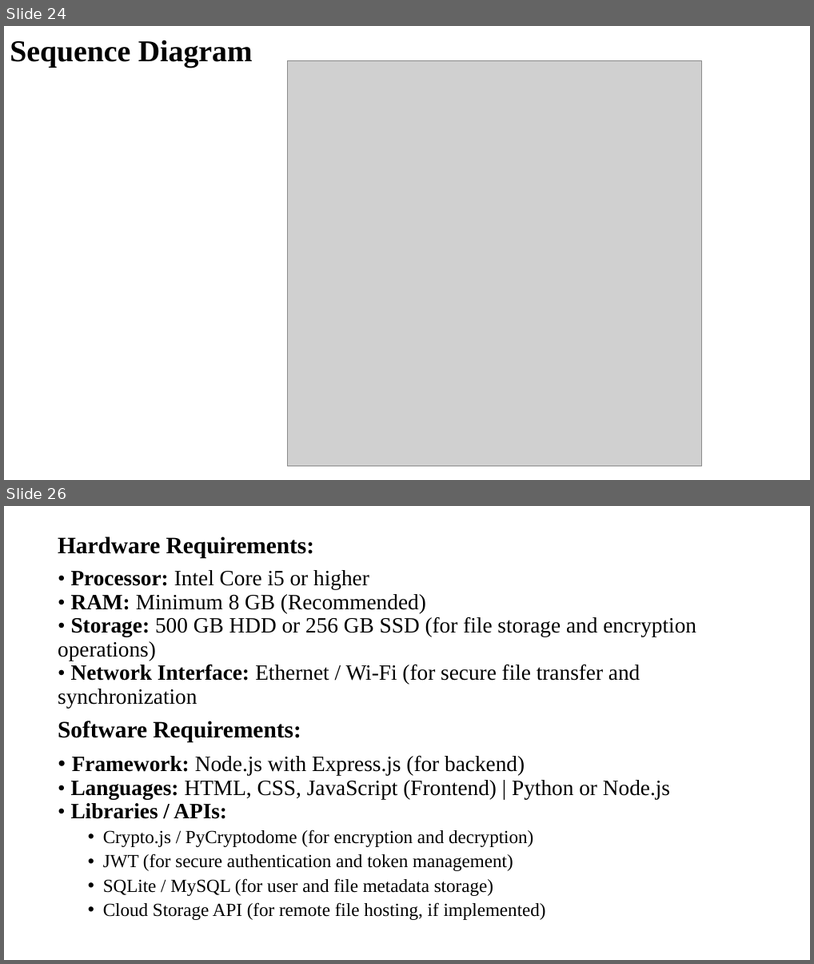
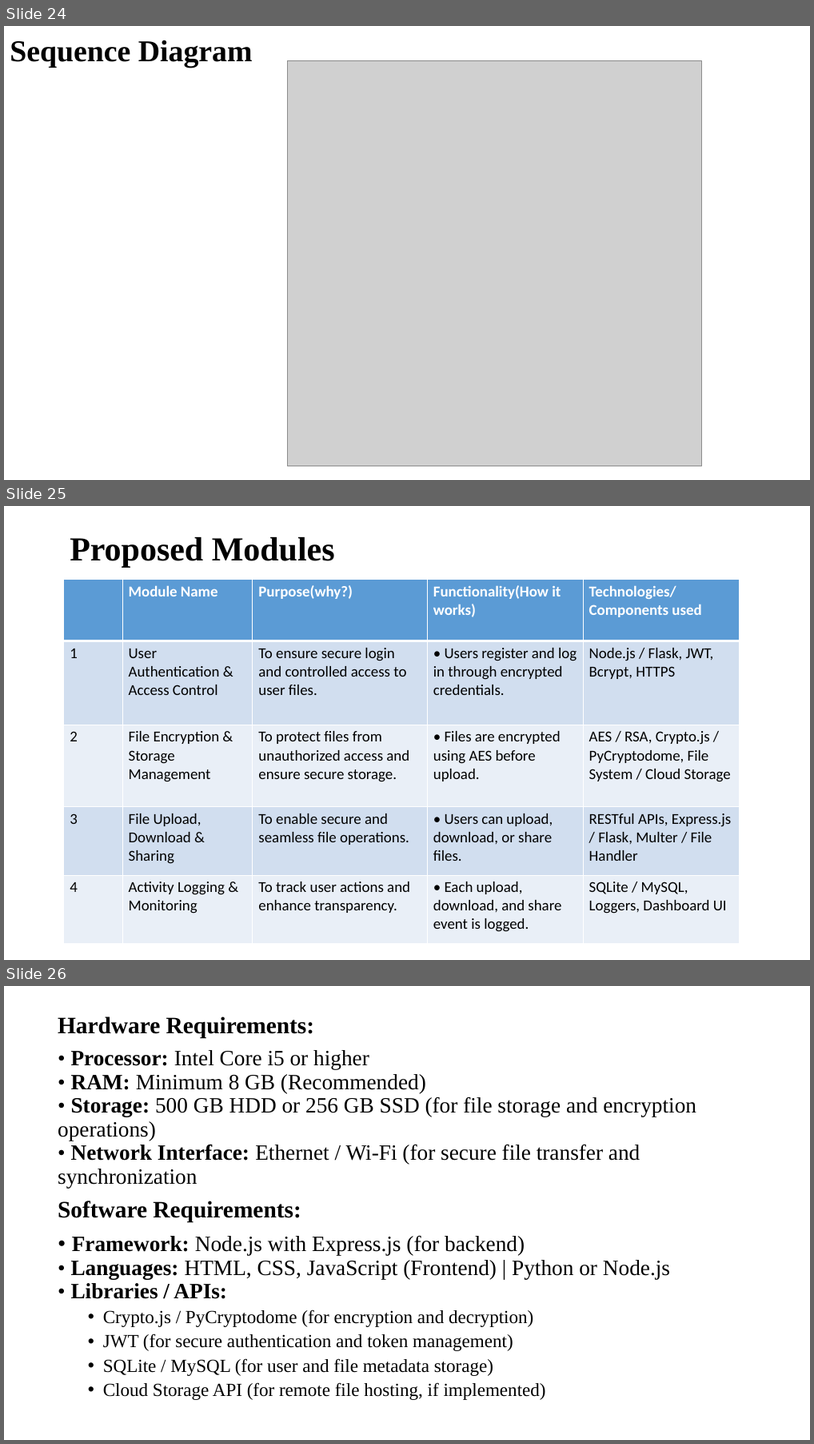
Before and after one commit to nazeer77718/securecloud-sharing-system, a slide deck: secure-cloud.pptx. Shown one above the other, each under a label of ours: slides 24 and 26 before the commit, slides 24, 25 and 26 after it; the slides between them are not shown. The pictures are 814x964 and 814x1444 pixels, drawn with LibreOffice and Linux fonts; fonts in the diff are those of the drawing; grey boxes stand for pictures. Boxes give left, top, right and bottom in pixels: in the first picture for what was removed or moved away, otherwise in the second. Text is boxed around its words. In the diff, an @@ line names an element or a change of style, - is before the commit and + after.

```diff
--- a/secure-cloud.pptx
+++ b/secure-cloud.pptx
@@ slide 25 added at [4, 506, 810, 960], background #FFFFFF @@
@@ title added at [70, 537, 335, 567], 40 pt, text #000000, bold @@
+Proposed Modules
@@ table added at [64, 579, 740, 944], 5 rows, 5 columns @@
+ | Module Name | Purpose(why?) | Functionality(How it works) | Technologies/Components used
+1 | User Authentication & Access Control | To ensure secure login and controlled access to user files. | • Users register and log in through encrypted credentials. | Node.js / Flask, JWT, Bcrypt, HTTPS
+2 | File Encryption & Storage Management | To protect files from unauthorized access and ensure secure storage. | • Files are encrypted using AES before upload. | AES / RSA, Crypto.js / PyCryptodome, File System / Cloud Storage
+3 | File Upload, Download & Sharing | To enable secure and seamless file operations. | • Users can upload, download, or share files. | RESTful APIs, Express.js / Flask, Multer / File Handler
+4 | Activity Logging & Monitoring | To track user actions and enhance transparency. | • Each upload, download, and share event is logged. | SQLite / MySQL, Loggers, Dashboard UI
```
Also in this commit, not shown: 2 slides changed, 1 slide removed.
